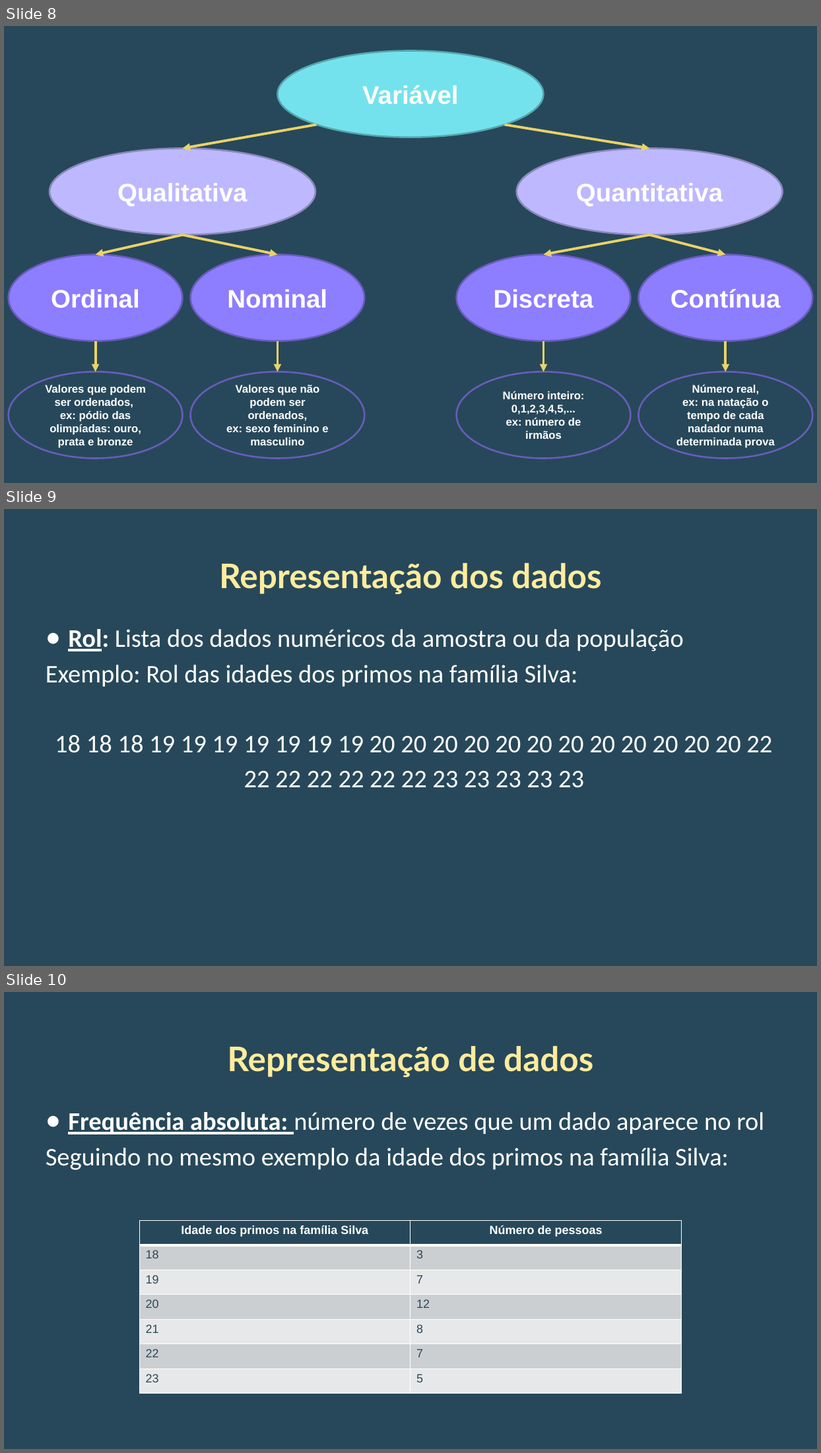
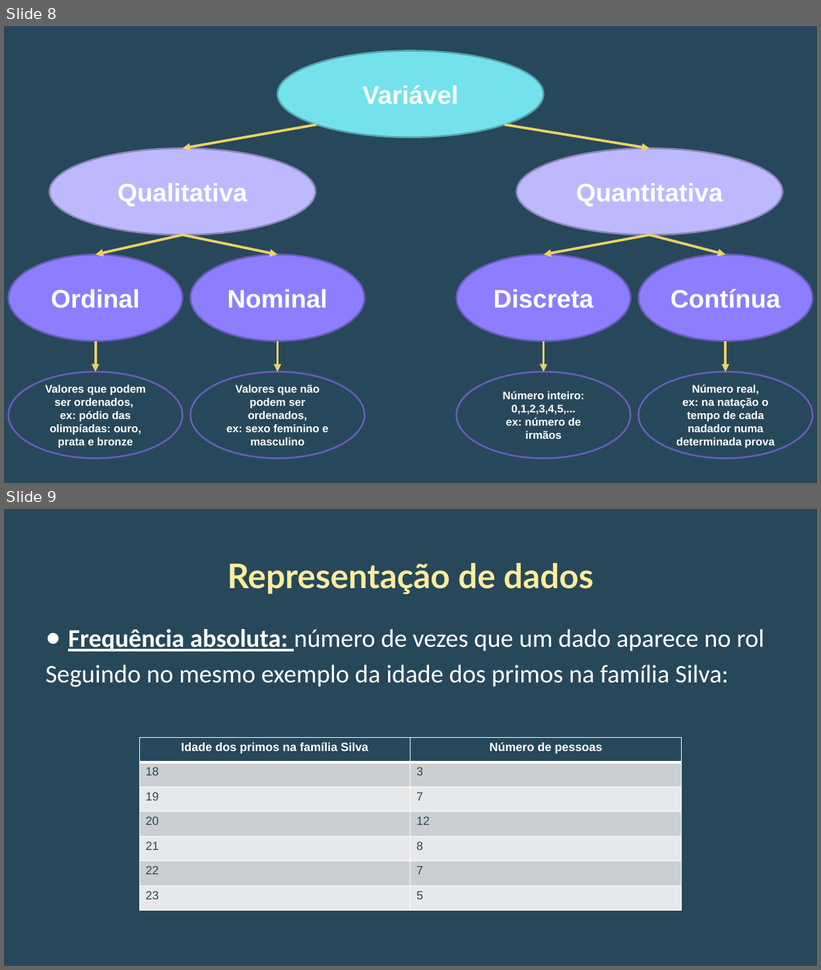
Before and after one commit to micaelitheodoro/teste2, a slide deck: estatistica.pptx. Shown one above the other, each under a label of ours: slides 8, 9 and 10 before the commit, slides 8 and 9 after it. The pictures are 821x1453 and 821x970 pixels, drawn with LibreOffice and Linux fonts; fonts in the diff are those of the drawing. Boxes give left, top, right and bottom in pixels: in the first picture for what was removed or moved away, otherwise in the second. Text is boxed around its words. In the diff, an @@ line names an element or a change of style, - is before the commit and + after.

Commit message:
Terceiro commit

```diff
--- a/estatistica.pptx
+++ b/estatistica.pptx
@@ slide 9 removed at (4, 509, 817, 966), background #27485A @@
@@ title removed at (219, 563, 601, 594) @@
-Representação dos dados
@@ text removed at (46, 629, 772, 788) @@
-● Rol: Lista dos dados numéricos da amostra ou da população
-Exemplo: Rol das idades dos primos na família Silva:
-18 18 18 19 19 19 19 19 19 19 20 20 20 20 20 20 20 20 20 20 20 20 22 22 22 22 22 22 22 23 23 23 23 23
@@ what was slide 10 is now slide 9 @@
```
